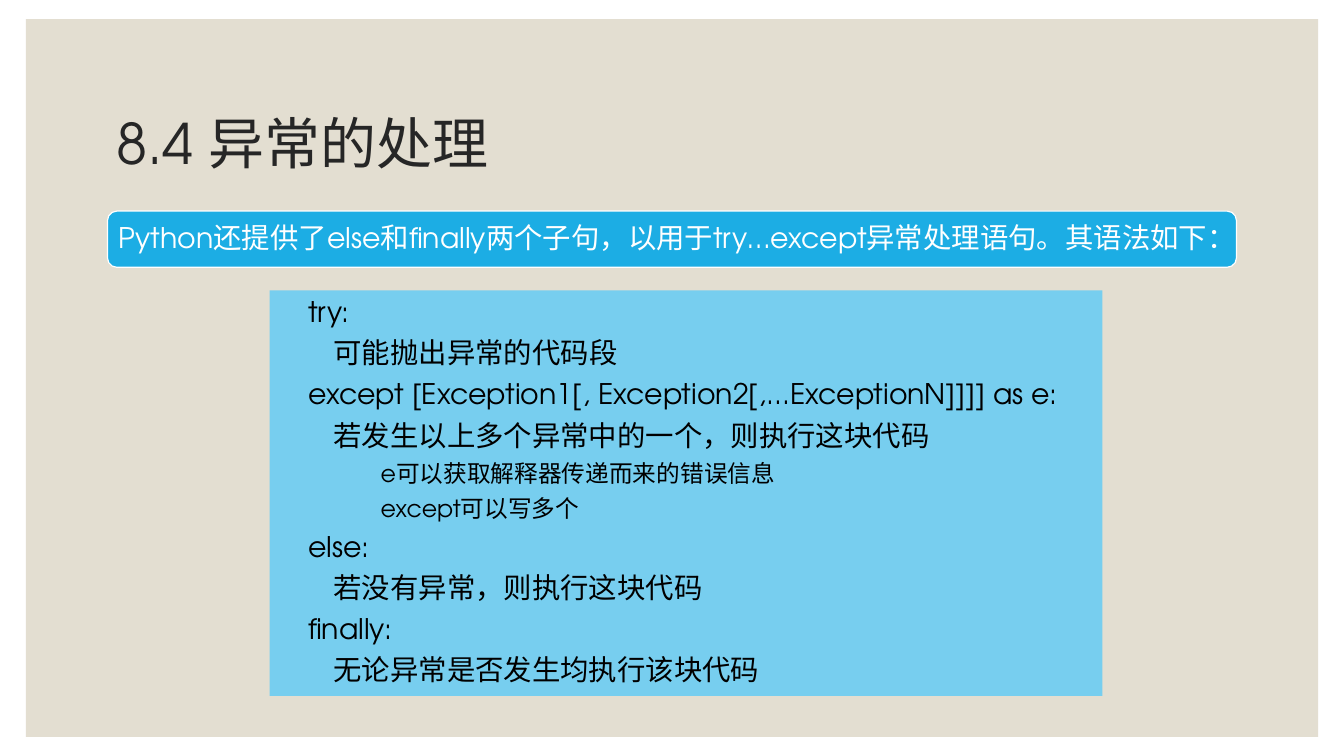
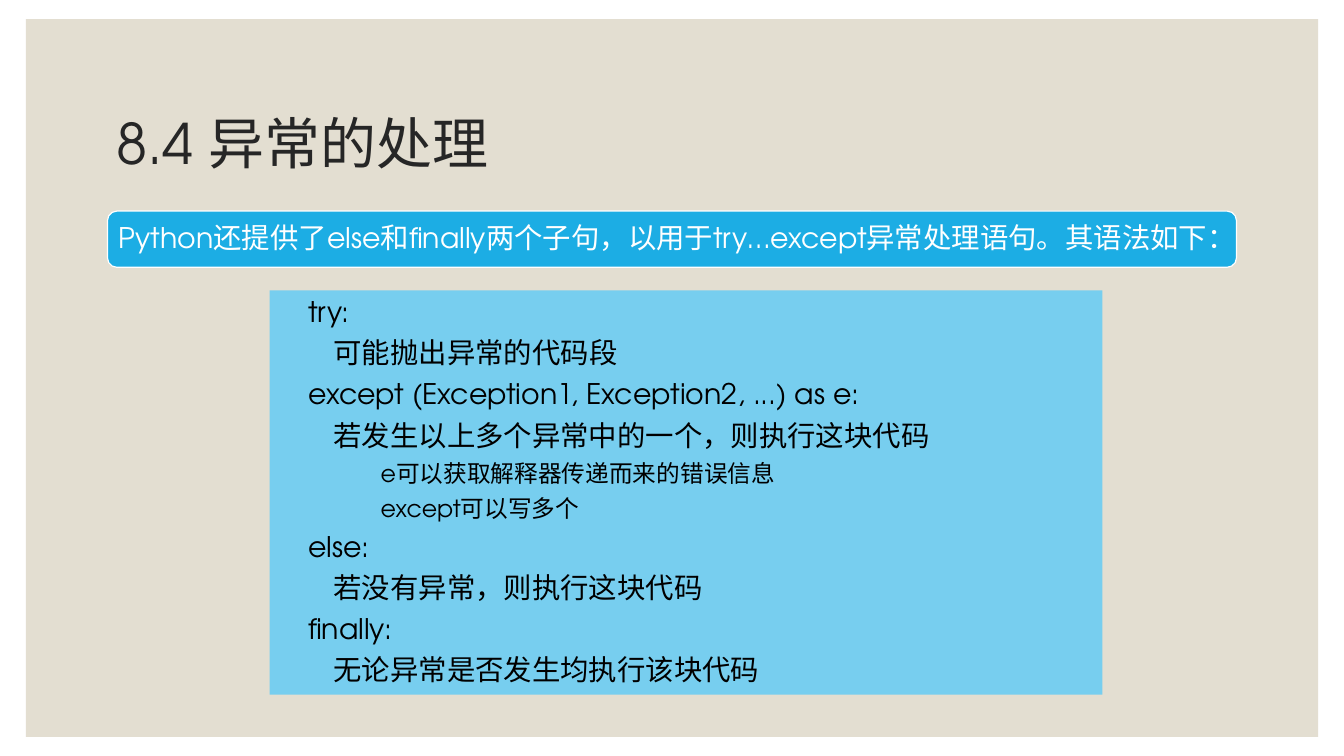
Before and after one commit to zhangjianzhang/programming_basics, a slide deck: slide 6 of files/slides/lecture_8.pptx. Drawn at 1344x756 pixels with LibreOffice and Linux fonts; fonts in the diff are those of the drawing. Boxes give left, top, right and bottom in pixels: in the first picture for what was removed or moved away, otherwise in the second. Text is boxed around its words. In the diff, an @@ line names an element or a change of style, - is before the commit and + after.

```diff
--- a/files/slides/lecture_8.pptx
+++ b/files/slides/lecture_8.pptx
@@ text in rectangle at bbox=[308, 382, 859, 410]: text changed @@
-  except [Exception1[, Exception2[,...ExceptionN]]]] as e:
+  except (Exception1, Exception2, ...) as e:
```
Also in this commit, not shown: 4 other files.
